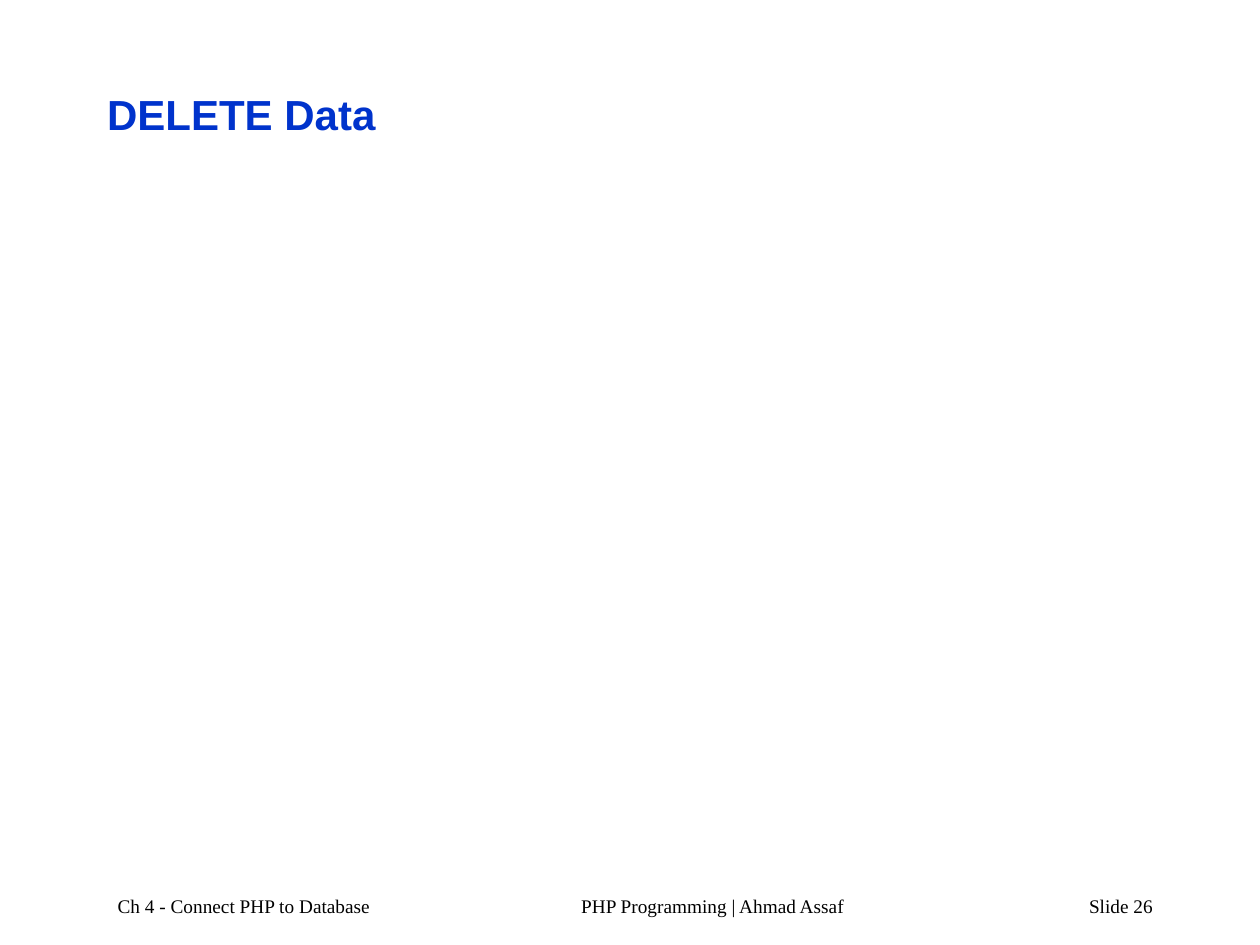
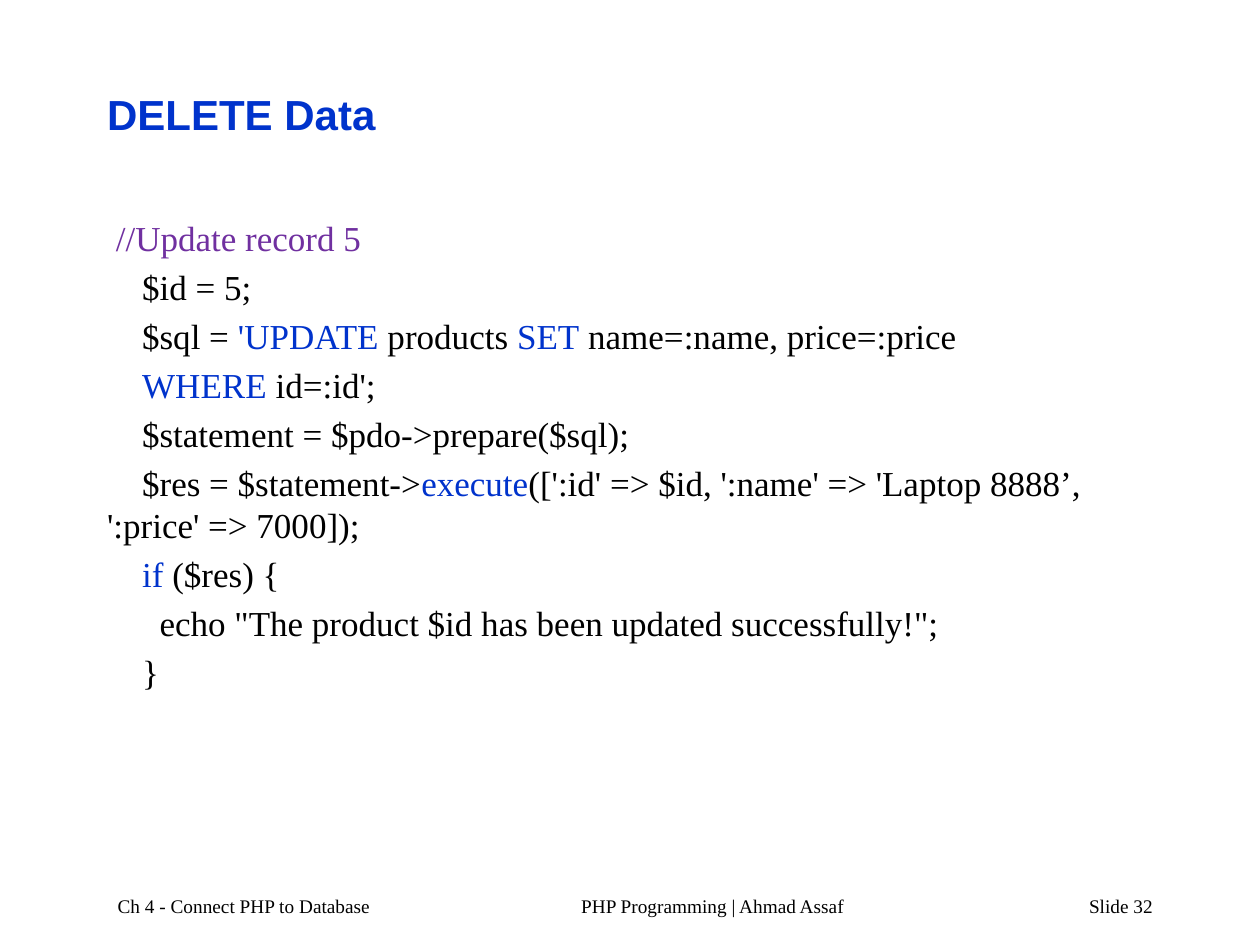
Before and after one commit to AhmadAssafCode/PHP2211, a slide deck: slide 32 of others/PHP-Ch4a.pptx (slide 26 before the commit). Drawn at 1260x945 pixels with LibreOffice and Linux fonts; fonts in the diff are those of the drawing. Boxes give left, top, right and bottom in pixels: in the first picture for what was removed or moved away, otherwise in the second. Text is boxed around its words. In the diff, an @@ line names an element or a change of style, - is before the commit and + after.

Commit message:
prepare

```diff
--- a/others/PHP-Ch4a.pptx
+++ b/others/PHP-Ch4a.pptx
@@ text added at bbox=[107, 226, 1081, 643], 20 pt, text #000000 @@
+//Update record 5
+$id = 5;
+$sql = 'UPDATE products SET name=:name, price=:price
+WHERE id=:id';
+$statement = $pdo->prepare($sql);
+$res = $statement->execute([':id' => $id, ':name' => 'Laptop 8888’, ':price' => 7000]);
+if ($res) {
+echo "The product $id has been updated successfully!";
+}
@@ page number at bbox=[1089, 899, 1152, 914]: text changed @@
-Slide 26
+Slide 32
```
Also in this commit, not shown: 6 other slides changed, 6 slides added, 1 other file.
